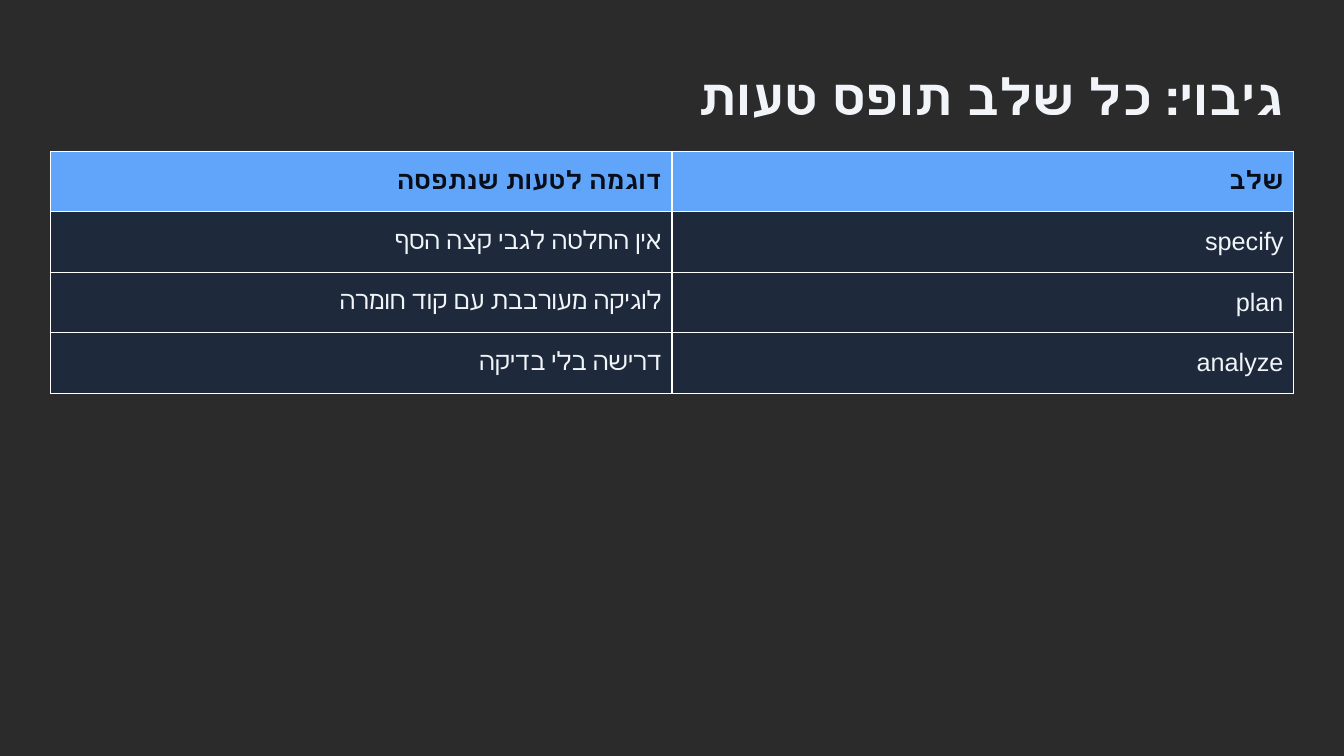
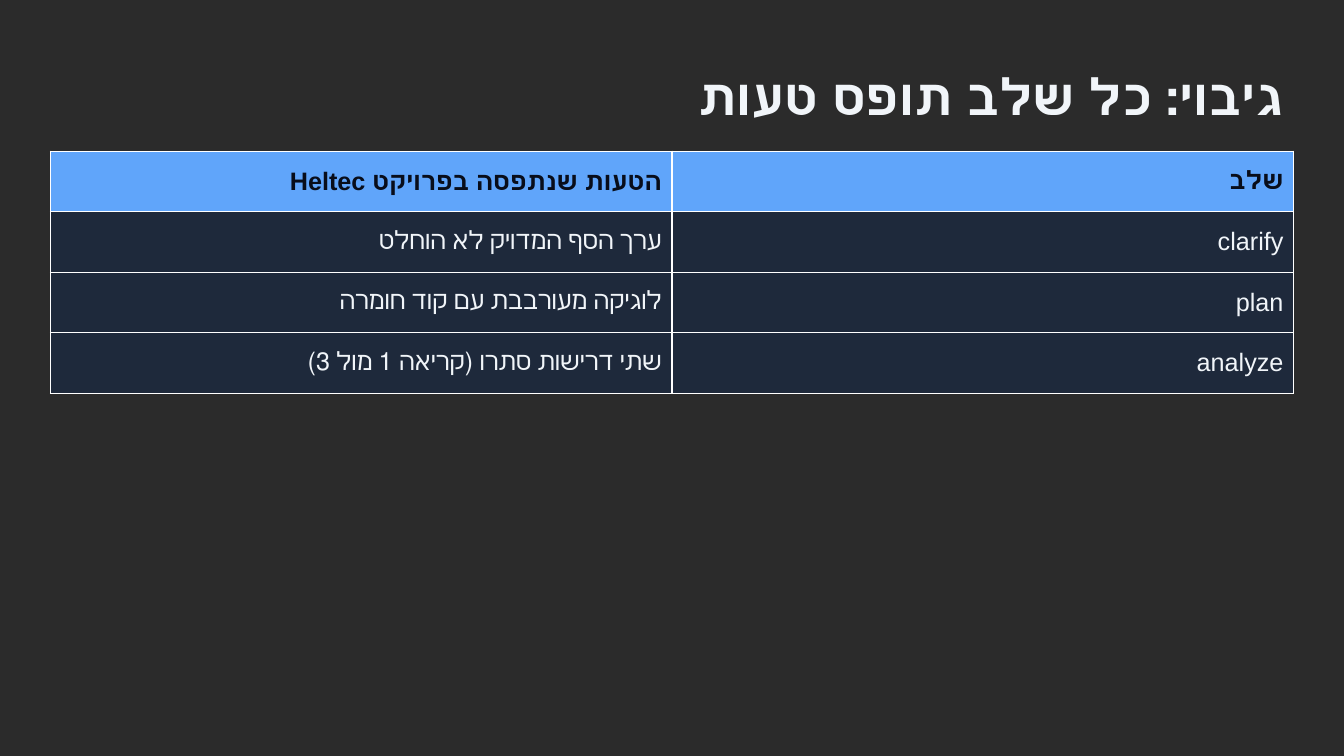
Before and after one commit to ronyronen/speckit-claude-presentation, a slide deck: slide 28 of presentation/speckit-workshop-he.pptx. Drawn at 1344x756 pixels with LibreOffice and Linux fonts; fonts in the diff are those of the drawing; background and template pictures are left out; a plain dark background stands for a picture behind light text. Boxes give left, top, right and bottom in pixels: in the first picture for what was removed or moved away, otherwise in the second. Text is boxed around its words. In the diff, an @@ line names an element or a change of style, - is before the commit and + after.

```diff
--- a/presentation/speckit-workshop-he.pptx
+++ b/presentation/speckit-workshop-he.pptx
@@ table at <box>50,151,1295,393</box> @@
-row 1, column 1: דוגמה לטעות שנתפסה
+row 1, column 1: הטעות שנתפסה בפרויקט Heltec
-row 2, column 1: אין החלטה לגבי קצה הסף
+row 2, column 1: ערך הסף המדויק לא הוחלט
-row 2, column 2: specify
+row 2, column 2: clarify
-row 4, column 1: דרישה בלי בדיקה
+row 4, column 1: שתי דרישות סתרו (קריאה 1 מול 3)
```
Also in this commit, not shown: 25 other slides changed, 6 slides added, 6 slides removed, 6 other files.
